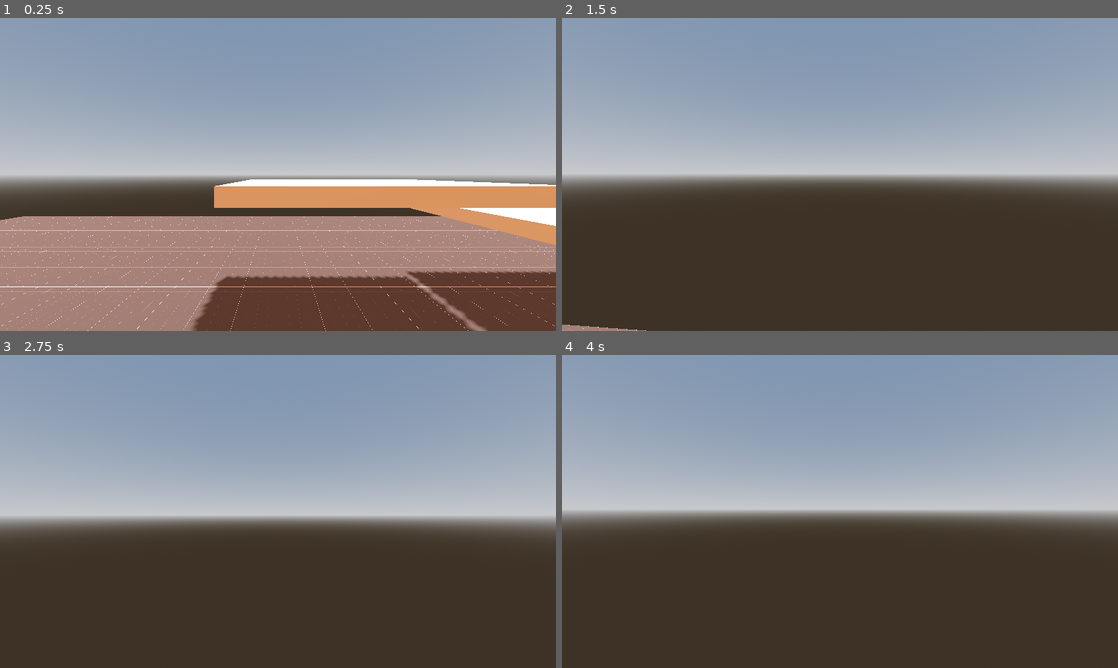
Above: before the commit, frames 1-4 (two rows, left to right).
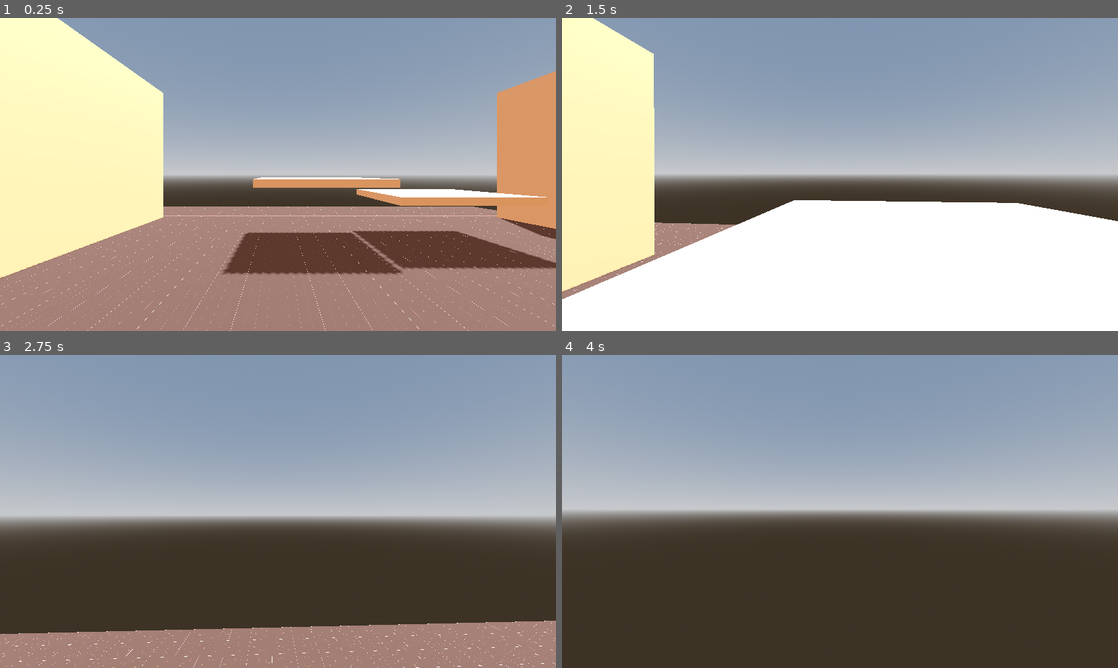
Above: after the commit, the same moments.

Repository: BananaHolograma/godot-personal-template
Game: Godot game, scene res://scenes/test/playground.tscn
The game is run twice, just before and just after one commit, with the same random seed, the same clock (stepped at 60 frames per second) and the same inputs. The project has no main scene, so this scene is started directly.
Inputs (mouse positions are in pixels of both pictures, inside the frame that each line leads up to):
- Up to frame 1 (0.25 s): no input
- Up to frame 2 (1.5 s): tap Enter at 0.5 s; move the mouse to (867, 174) at 0.52 s; hold Up (ui_up) from 0.53 s (still down); tap Space (jump) at 0.6, 0.77, 1.07 s; move the mouse to (812, 174) at 1.27 s; tap Shift (crawl) at 1.35 s
- Up to frame 3 (2.75 s): keep holding Up (ui_up); tap Space (jump) at 1.52, 1.55, 1.82, 2.3 s; move the mouse to (289, 505) at 2.02 s; hold Ctrl (crouch) from 2.03 s (still down)
- Up to frame 4 (4 s): keep holding Up (ui_up); move the mouse to (834, 517) at 2.77 s; release Ctrl (crouch) at 2.78 s; tap E (interact) at 2.85 s; tap Space (jump) at 3.02, 3.05, 3.32, 3.5, 3.77, 3.8 s; move the mouse to (878, 514) at 3.52 s; right-click (878, 514) at 3.6 s

The runs differ from the first frame. In frame 1, 48% of the frame differs, in the area x 0-100%, y 0-100%; in frame 2, 48%; in frame 3, 13%; in frame 4, less than 0.1%.

Commit message:
implemented wall run + wall jump

Diff:
--- a/components/movement/first-person/first_person_controller.gd
+++ b/components/movement/first-person/first_person_controller.gd
@@ -3,12 +3,13 @@
 @export_group("Mechanics")
 @export var JUMP := true
 @export var WALL_JUMP := false
+@export var WALL_RUN := false
 ## RUN needs to be active also to use the slide
 @export var RUN := true
 #@export var WALL_RUN := false
 @export var SLIDE := false
 @export var CROUCH := true
-@export var CRAWL := true
+@export var CRAWL := false
 
 @onready var finite_state_machine: FiniteStateMachine = $FiniteStateMachine
 @onready var camera: Camera3D = %Camera3D
@@ -47,7 +48,8 @@
 @export var SWING_HEAD_RECOVERY_LERP := 0.15
 
 @export_group("Camera FOV")
-@export var camera_fov_range = [2, 75.0, 85.0, 8.0]
+@export var run_camera_fov_range = [2, 75.0, 85.0, 8.0]
+@export var wall_run_camera_fov_range = [2, 75.0, 95.0, 8.0]
 
 @onready var original_eyes_position := eyes.transform.origin
 
@@ -117,9 +119,11 @@
 
 func camera_fov(delta: float = get_physics_process_delta_time()) -> void:
 	if finite_state_machine.current_state_name_is("Run"):
-		camera_3d.fov = lerp(camera_3d.fov, camera_fov_range[2], delta * camera_fov_range[3])
+		camera_3d.fov = lerp(camera_3d.fov, run_camera_fov_range[2], delta * run_camera_fov_range[3])
+	elif finite_state_machine.current_state_name_is("WallRun"):
+		camera_3d.fov = lerp(camera_3d.fov, wall_run_camera_fov_range[2], delta * wall_run_camera_fov_range[3])
 	else:
-		camera_3d.fov = lerp(camera_3d.fov, camera_fov_range[1], delta * camera_fov_range[3])
+		camera_3d.fov = lerp(camera_3d.fov, run_camera_fov_range[1], delta * run_camera_fov_range[3])
 
 
 func swing_head() -> void:
--- a/components/movement/first-person/first_person_controller.tscn
+++ b/components/movement/first-person/first_person_controller.tscn
@@ -12,6 +12,7 @@
 [ext_resource type="Script" path="res://components/movement/first-person/states/slide.gd" id="6_d52pe"]
 [ext_resource type="Script" path="res://components/movement/first-person/states/jump.gd" id="7_4n1os"]
 [ext_resource type="Script" path="res://components/movement/first-person/states/fall.gd" id="12_i7g2d"]
+[ext_resource type="Script" path="res://components/movement/first-person/states/wall_run.gd" id="12_jgw0l"]
 
 [sub_resource type="Animation" id="Animation_p3lw6"]
 length = 0.001
@@ -122,6 +123,8 @@
 [node name="Actor" type="CharacterBody3D"]
 collision_layer = 4
 script = ExtResource("1_h8wkm")
+WALL_JUMP = true
+WALL_RUN = true
 SLIDE = true
 SWING_HEAD_ENABLED = true
 
@@ -145,6 +148,21 @@
 unique_name_in_owner = true
 transform = Transform3D(1, 0, 0, 0, 1, 0, 0, 0, 1, 0, 1.57702, 0)
 shape = SubResource("CapsuleShape3D_dupr8")
+
+[node name="RightWallDetector" type="RayCast3D" parent="."]
+transform = Transform3D(1, 0, 0, 0, 1, 0, 0, 0, 1, 0, 0.19824, 0)
+target_position = Vector3(1, 0, 0)
+debug_shape_custom_color = Color(0.803922, 0.470588, 0, 1)
+
+[node name="FrontWallDetector" type="RayCast3D" parent="."]
+transform = Transform3D(1, 0, 0, 0, 1, 0, 0, 0, 1, 0, 0.19824, 0)
+target_position = Vector3(0, 0, -1)
+debug_shape_custom_color = Color(0.803922, 0.470588, 0, 1)
+
+[node name="LeftWallDetector" type="RayCast3D" parent="."]
+transform = Transform3D(1, 0, 0, 0, 1, 0, 0, 0, 1, 0, 0.19824, 0)
+target_position = Vector3(-1, 0, 0)
+debug_shape_custom_color = Color(0.803922, 0.470588, 0, 1)
 
 [node name="Head" type="Node3D" parent="."]
 transform = Transform3D(1, 0, 0, 0, 1, 0, 0, 0, 1, 0, 0.836, 0)
@@ -189,46 +207,25 @@
 
 [node name="Run" type="Node" parent="FiniteStateMachine"]
 script = ExtResource("5_v6cna")
-speed = null
-sprint_time = null
-gravity = null
-gravity_active = null
-fall_velocity_limit = null
-friction = null
 
 [node name="Slide" type="Node" parent="FiniteStateMachine"]
 script = ExtResource("6_d52pe")
-speed = null
-slide_time = null
-friction_momentum = null
-slide_tilt = null
-gravity = null
-gravity_active = null
-fall_velocity_limit = null
-friction = null
 
 [node name="Crouch" type="Node" parent="FiniteStateMachine"]
 script = ExtResource("5_7267j")
-speed = null
-gravity = null
-gravity_active = null
-fall_velocity_limit = null
-friction = null
 
 [node name="Crawl" type="Node" parent="FiniteStateMachine"]
 script = ExtResource("6_1ugdw")
-speed = null
-gravity = null
-gravity_active = null
-fall_velocity_limit = null
-friction = null
 
 [node name="Jump" type="Node" parent="FiniteStateMachine"]
 script = ExtResource("7_4n1os")
 air_control_speed = 7.5
-jump_height = 3.0
-jump_time_to_peak = 0.4
-jump_time_to_fall = 0.55
+jump_height = 2.0
+jump_time_to_peak = 0.45
+jump_time_to_fall = 0.4
+
+[node name="WallRun" type="Node" parent="FiniteStateMachine"]
+script = ExtResource("12_jgw0l")
 
 [node name="Fall" type="Node" parent="FiniteStateMachine"]
 script = ExtResource("12_i7g2d")
--- a/components/movement/first-person/states/jump.gd
+++ b/components/movement/first-person/states/jump.gd
@@ -1,6 +1,8 @@
 class_name JumpFirstPerson extends Motion
 
+## When the velocity.y negative is greater than this value, the fall state will be triggered
 @export var velocity_barrier_to_fall := -15
+## The amount of speed applied when control the actor in the air
 @export var air_control_speed := 2.5
 ## The times this actor can jump
 @export var jump_times := 1
@@ -24,14 +26,35 @@
 @export var override_jump_gravity := 0.0
 @export var override_fall_gravity := 0.0
 
+@export_group("Wall run")
+## After this frames passed the wall detection becomes active to avoid block the jump suddenly for the player
+@export var wall_detection_after_frames := 25.0
+
+
 var jump_velocity: float
 var jump_gravity: float
 var fall_gravity: float
 
 var jump_count = 1
 
+var right_wall_detector: RayCast3D
+var front_wall_detector: RayCast3D
+var left_wall_detector: RayCast3D
+
+var wall_detection_active := false
+var wall_detection_timer: Timer
 
 func _enter():
+	if right_wall_detector == null:
+		right_wall_detector = FSM.actor.get_node("RightWallDetector")
+
+	if front_wall_detector == null:
+		front_wall_detector = FSM.actor.get_node("FrontWallDetector")
+
+	if left_wall_detector == null:
+		left_wall_detector = FSM.actor.get_node("LeftWallDetector")
+
+
 	jump_velocity = _calculate_jump_velocity()
 	jump_gravity = _calculate_jump_gravity()
 	fall_gravity = _calculate_fall_gravity()
@@ -39,8 +62,28 @@
 	FSM.actor.velocity.y = jump_velocity
 	FSM.actor.move_and_slide()
 
+	wall_detection_timer.start()
+
+
+func _create_wall_detection_timer() -> void:
+	wall_detection_timer = Timer.new()
+	wall_detection_timer.name = "WallDetectionTimer"
+	wall_detection_timer.wait_time = wall_detection_after_frames / Engine.physics_ticks_per_second
+	wall_detection_timer.process_callback = Timer.TIMER_PROCESS_PHYSICS
+	wall_detection_timer.autostart = false
+	wall_detection_timer.one_shot = true
+
+	add_child(wall_detection_timer)
+	wall_detection_timer.timeout.connect(func(): wall_detection_active = true)
+
+
+func _ready():
+	_create_wall_detection_timer()
+
+
 func _exit(_next_state: State):
 	jump_count = 1
+	wall_detection_active = false
 
 
 func physics_update(delta: float):
@@ -67,10 +110,20 @@
 		FSM.actor.velocity.y = jump_velocity
 		jump_count += 1
 
-	#if Input.is_action_just_released("jump"):
-		#shorten_jump()
+	if FSM.actor.WALL_RUN and wall_detection_active and wall_detected():
+		state_finished.emit("WallRun", {
+			"right_wall": right_wall_detector.get_collision_normal() if right_wall_detector.is_colliding() else Vector3.ZERO,
+			"left_wall": left_wall_detector.get_collision_normal() if left_wall_detector.is_colliding() else Vector3.ZERO,
+			"front_wall": front_wall_detector.get_collision_normal() if front_wall_detector.is_colliding() else Vector3.ZERO
+		})
+
+		return
 
 	FSM.actor.move_and_slide()
+
+
+func wall_detected() -> bool:
+	return not FSM.actor.is_on_floor() and (right_wall_detector.is_colliding() or left_wall_detector.is_colliding() or front_wall_detector.is_colliding())
 
 
 func shorten_jump():
--- a/components/movement/first-person/states/motion.gd
+++ b/components/movement/first-person/states/motion.gd
@@ -58,6 +58,8 @@
 	if is_falling() and not stair_stepping:
 		state_finished.emit("Fall", {})
 		return
+
+
 #
 
 func is_falling() -> bool:
@@ -181,7 +183,7 @@
 
 
 func detect_jump():
-	if Input.is_action_just_pressed("jump") and FSM.actor.is_on_floor() and FSM.actor.JUMP:
+	if Input.is_action_just_pressed("jump") and FSM.actor.JUMP and (FSM.actor.is_on_floor() or FSM.current_state is WallRun):
 		state_finished.emit("Jump", {})
 
 
--- /dev/null
+++ b/components/movement/first-person/states/wall_run.gd
@@ -0,0 +1,124 @@
+class_name WallRun extends Motion
+
+## The camera rotation to simulate actor is holding in the wall
+@export var camera_rotation_angle := 0.15
+## The gravity applied on wall run, set to zero to disable it
+@export var wall_gravity := 1.5
+## The speed while running on the wall
+@export var speed := 3.0
+## Initial boost when wall run is entered
+@export var initial_boost_speed := 2.0
+
+var right_wall_detector: RayCast3D
+var front_wall_detector: RayCast3D
+var left_wall_detector: RayCast3D
+
+
+enum WALL {
+	RIGHT,
+	LEFT,
+	FRONT
+}
+
+var wall_normal := Vector3.ZERO
+var current_wall := WALL.LEFT
+var direction := Vector3.ZERO
+
+func _enter():
+	if right_wall_detector == null:
+		right_wall_detector = FSM.actor.get_node("RightWallDetector")
+
+	if front_wall_detector == null:
+		front_wall_detector = FSM.actor.get_node("FrontWallDetector")
+
+	if left_wall_detector == null:
+		left_wall_detector = FSM.actor.get_node("LeftWallDetector")
+
+	FSM.actor.velocity +=  initial_boost_speed * Vector3.FORWARD.rotated(Vector3.UP, FSM.actor.global_transform.basis.get_euler().y).normalized()
+
+	wall_normal = get_wall_normal(params)
+
+	rotate_camera_based_on_normal(wall_normal)
+
+
+func _exit(_next_state: State):
+	var tween: Tween = create_tween()
+	tween.tween_property(FSM.actor.eyes, "rotation:z", 0, 0.3).set_trans(Tween.TRANS_CUBIC)
+
+	wall_normal = Vector3.ZERO
+	params = {}
+
+
+func physics_update(delta: float):
+	transformed_input.update_input_direction(FSM.actor as FirstPersonController)
+
+	if FSM.actor.is_on_floor():
+		if transformed_input.input_direction.is_zero_approx():
+			state_finished.emit("Idle", {})
+			return
+		else:
+			state_finished.emit("Walk", {})
+			return
+	else:
+		if wall_gravity > 0:
+			FSM.actor.velocity.y -= wall_gravity * delta
+
+	if not wall_detected():
+		state_finished.emit("Fall", {})
+		return
+
+	FSM.actor.move_and_slide()
+
+	if FSM.actor.WALL_JUMP:
+		detect_jump()
+
+
+func wall_detected() -> bool:
+	return not FSM.actor.is_on_floor() and (right_wall_detector.is_colliding() or left_wall_detector.is_colliding() or front_wall_detector.is_colliding())
+
+
+## Wall params has the next example structure:
+## {"right_wall": (0, 0, 0), "left_wall":(-1, 0, 0), "front_wall":(0, 0, 0)}
+func get_wall_normal(params: Dictionary) -> Vector3:
+	for wall in params.keys():
+
+		var normal = params[wall] as Vector3
+
+		if not normal.is_zero_approx():
+			match wall:
+				"right_wall":
+					current_wall = WALL.RIGHT
+				"left_wall":
+					current_wall = WALL.LEFT
+				"front_wall":
+					current_wall = WALL.FRONT
+
+			wall_normal = params[wall]
+			break
+
+	return wall_normal
+
+
+func get_move_direction_on_wall() -> Vector3:
+	direction = transformed_input.world_coordinate_space_direction.slide(wall_normal)
+	direction -= wall_normal
+
+	return direction
+
+
+func rotate_camera_based_on_normal(wall_normal: Vector3):
+	if wall_normal.is_zero_approx():
+		return
+
+	var rotation =  camera_rotation_angle
+
+	match current_wall:
+		WALL.RIGHT:
+			rotation *= 1
+		WALL.LEFT:
+			rotation *= -1
+		WALL.FRONT:
+			rotation = 0
+
+	var tween: Tween = create_tween()
+	tween.tween_property(FSM.actor.eyes, "rotation:z", rotation, 0.3).set_trans(Tween.TRANS_CUBIC)
--- a/scenes/test/playground.tscn
+++ b/scenes/test/playground.tscn
@@ -85,7 +85,7 @@
 shadow_enabled = true
 
 [node name="FirstPersonController" parent="." instance=ExtResource("2_1n2dk")]
-transform = Transform3D(1, 0, 0, 0, 1, 0, 0, 0, 1, 0, 1.42597, -2.01773)
+transform = Transform3D(1, 0, 0, 0, 1, 0, 0, 0, 1, 0, 1.42597, 0.467281)
 
 [node name="CSGBox3D" type="CSGBox3D" parent="."]
 material_override = SubResource("StandardMaterial3D_lheep")
@@ -93,9 +93,14 @@
 size = Vector3(20, 0.1, 20)
 
 [node name="CSGBox3D2" type="CSGBox3D" parent="."]
-transform = Transform3D(1, 0, 0, 0, 1, 0, 0, 0, 1, -4.43703, 1.52084, 0)
+transform = Transform3D(1, 0, 0, 0, 1, 0, 0, 0, 1, -4.43703, 2.43213, 0.0496523)
 use_collision = true
-size = Vector3(0.0708618, 2.94055, 6.08203)
+size = Vector3(0.0708618, 4.76312, 14.7994)
+
+[node name="CSGBox3D6" type="CSGBox3D" parent="."]
+transform = Transform3D(1, 0, 0, 0, 1, 0, 0, 0, 1, 8.42525, 2.43213, 0.0496523)
+use_collision = true
+size = Vector3(0.0708618, 4.76312, 14.7994)
 
 [node name="CSGBox3D3" type="CSGBox3D" parent="."]
 transform = Transform3D(1, 0, 0, 0, 1, 0, 0, 0, 1, 0.97699, 1.51493, -4.76332)
Not shown: 1 places in components/movement/first-person/first_person_controller.tscn that only renumber resources
